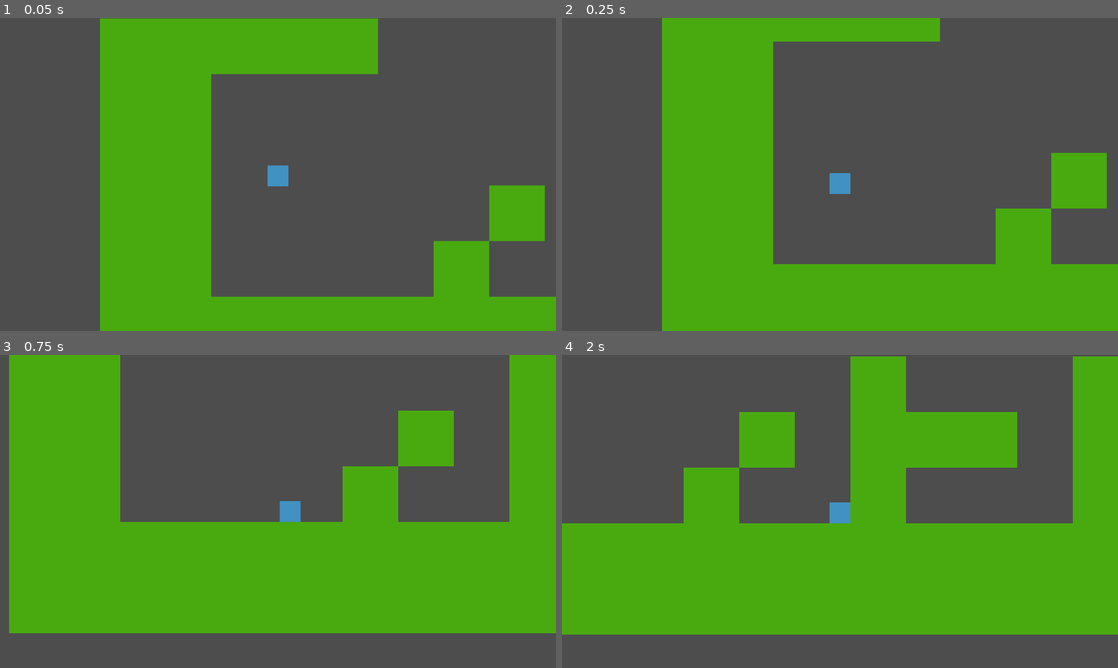
Above: before the commit, frames 1-4 (two rows, left to right).
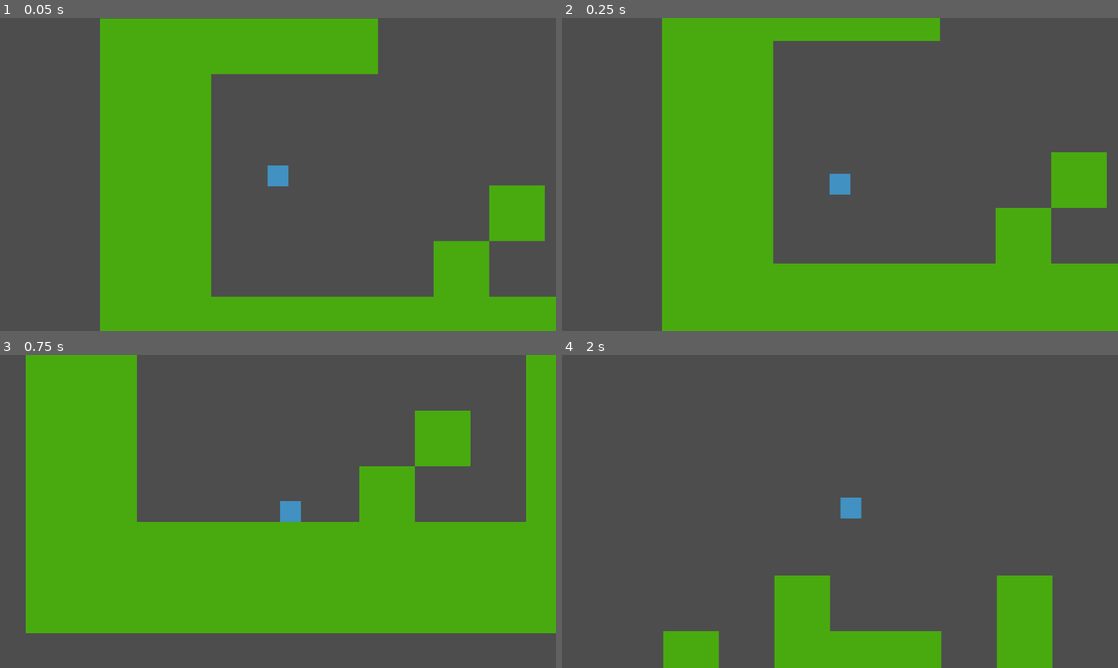
Above: after the commit, the same moments.

Repository: Robbit2/Winter-Melon-Jam-2023-Game
Game: Godot game, scene res://Scenes/main.tscn
Two runs of this game, one before a commit and one after it. Both use one fixed random seed, a clock stepped at 60 frames per second and the inputs below.
Inputs:
- Up to frame 1 (0.05 s): no input
- Up to frame 2 (0.25 s): no input
- Up to frame 3 (0.75 s): hold D (right) from 0.53 s (still down); tap Shift (dash) at 0.6 s
- Up to frame 4 (2 s): keep holding D (right); tap W (jump) at 0.77, 0.8, 1.07, 1.35, 1.52, 1.82 s; tap Shift (dash) at 1.55 s

Frame 1 is identical in both runs. In frame 2, 0.3% of the frame differs, in the area x 38-100%, y 7-79%; in frame 3, 8.0%; in frame 4, 54%, in the area x 0-100%, y 0-100%.

Commit message:
Change Dash and general Movement
Make dash 8-directional; Add timer for dash timeout; Make movement weighty; Comment some stuff;

Diff:
--- a/Scenes/Entities/player.gd
+++ b/Scenes/Entities/player.gd
@@ -1,75 +1,78 @@
 extends CharacterBody2D
 
 @onready var sprite = $Sprite
-@onready var coyote = $Coyote
+@onready var coyote_timer = $Coyote
+@onready var dash_timeout_timer = $DashTimeout
 
 @export var SPEED : float = 750.0
 @export var JUMP_VELOCITY : float = -800.0
 @export var AIR_JUMP_VELOCITY : float = -700.0
-@export var DOWN_PULL : float = 1.5
+## Gravity Strength Multiplier after Apex of Jump
+@export_range (1.0, 2.5) var DOWN_PULL : float = 1.5
+@export var DASH_SPEED_HORIZONTAL : float = 2000.0
+@export var DASH_SPEED_VERTICAL : float = 1000.0
+## How heavy the Movement feels (influences dash)
+@export_range (0.1, 10.0) var WEIGHT_FACTOR : float = 3.0
 
 var is_falling : bool = true
 var can_jump : bool = false
 var can_air_jump : bool = false
 
-var dashing = 0
+var can_dash : bool = true
 
 # Get the gravity from the project settings to be synced with RigidBody nodes.
-var gravity = ProjectSettings.get_setting("physics/2d/default_gravity") * 2.0
-
-func dash(direction):
-	if direction:
-		dashing = 6000 * direction
-	velocity.x = dashing
-
-
-
+var gravity = ProjectSettings.get_setting("physics/2d/default_gravity")
 
 func _physics_process(delta):
-	if abs(dashing) > 5000:
-		if abs(dashing) == 5100:
-			velocity.x *= 0.1
 
 	# gravity
 	if not is_on_floor():
-		if is_falling and coyote.is_stopped():
+		if is_falling and coyote_timer.is_stopped():
 			if velocity.y < 0:
 				velocity.y += gravity * delta
 			else:
 				velocity.y += gravity * delta * DOWN_PULL
-		elif coyote.is_stopped():
-			coyote.start()
+		elif coyote_timer.is_stopped():
+			coyote_timer.start()
 
-	# reset double jump, can add in extra checks for charm in the future
+	# reset jump and fall state, can add in extra checks for charm in the future
 	if is_on_floor():
 		is_falling = false
 		can_air_jump = false
 		can_jump = true
 
-	# Handles Jump, if player is on the ground or has double jump let them jump
+	# Handles Jump
+	# if the player is not falling -> normal jump
+	# if the player is falling -> air jump
 	if Input.is_action_just_pressed("jump"):
 		if not is_falling and can_jump:
 			can_jump = false
-			is_falling = true
+			is_falling = true # a bit hacky, but we don't want coyote time to start on jump
 			can_air_jump = true
 			velocity.y = JUMP_VELOCITY
-		elif is_falling and can_air_jump:
+		elif is_falling and can_air_jump: # charm requirement can be placed here
 			can_air_jump = false
 			velocity.y = AIR_JUMP_VELOCITY
 
 	var direction = Input.get_axis("left", "right")
-	if direction:
-		velocity.x = direction * SPEED
-	else:
-		velocity.x = move_toward(velocity.x, 0, SPEED / 5)
+	# using move_toward for everything (not just deceleration) makes the movement more weighty
+	# it also allows us to just add velocity to the dash and have it move smoothly into normal speed
+	velocity.x = move_toward(velocity.x, direction * SPEED, SPEED / WEIGHT_FACTOR)
 
-	if Input.is_action_just_pressed("dash") and not dashing:
-		dash(direction)
-
-	dashing = move_toward(dashing, 0, 50)
+	if Input.is_action_just_pressed("dash") and can_dash:
+		# up/down is inverted so DASH_SPEED_VERTICAL can have a positive sign
+		var dash_direction = Input.get_vector("left", "right", "up", "down").normalized()
+		dash_timeout_timer.start()
+		can_dash = false
+		velocity.x = sign(dash_direction.x) * DASH_SPEED_HORIZONTAL
+		velocity.y = sign(dash_direction.y) * DASH_SPEED_VERTICAL
 
 	move_and_slide()
 
 func _on_coyote_timeout():
 	is_falling = true
 	can_air_jump = true
+
+# can add some sound cue or something when dash is ready
+func _on_dash_timeout():
+	can_dash = true
--- a/Scenes/Entities/player.tscn
+++ b/Scenes/Entities/player.tscn
@@ -38,4 +38,10 @@
 wait_time = 0.05
 one_shot = true
 
+[node name="DashTimeout" type="Timer" parent="."]
+process_callback = 0
+wait_time = 0.8
+one_shot = true
+
 [connection signal="timeout" from="Coyote" to="." method="_on_coyote_timeout"]
+[connection signal="timeout" from="DashTimeout" to="." method="_on_dash_timeout"]
--- a/project.godot
+++ b/project.godot
@@ -43,10 +43,21 @@
 , Object(InputEventKey,"resource_local_to_scene":false,"resource_name":"","device":-1,"window_id":0,"alt_pressed":false,"shift_pressed":false,"ctrl_pressed":false,"meta_pressed":false,"pressed":false,"keycode":0,"physical_keycode":88,"key_label":0,"unicode":120,"echo":false,"script":null)
 ]
 }
+up={
+"deadzone": 0.5,
+"events": [Object(InputEventKey,"resource_local_to_scene":false,"resource_name":"","device":-1,"window_id":0,"alt_pressed":false,"shift_pressed":false,"ctrl_pressed":false,"meta_pressed":false,"pressed":false,"keycode":0,"physical_keycode":87,"key_label":0,"unicode":119,"echo":false,"script":null)
+]
+}
+down={
+"deadzone": 0.5,
+"events": [Object(InputEventKey,"resource_local_to_scene":false,"resource_name":"","device":-1,"window_id":0,"alt_pressed":false,"shift_pressed":false,"ctrl_pressed":false,"meta_pressed":false,"pressed":false,"keycode":0,"physical_keycode":83,"key_label":0,"unicode":115,"echo":false,"script":null)
+]
+}
 
 [physics]
 
 common/physics_jitter_fix=0.0
+2d/default_gravity=2000.0
 
 [rendering]
 
